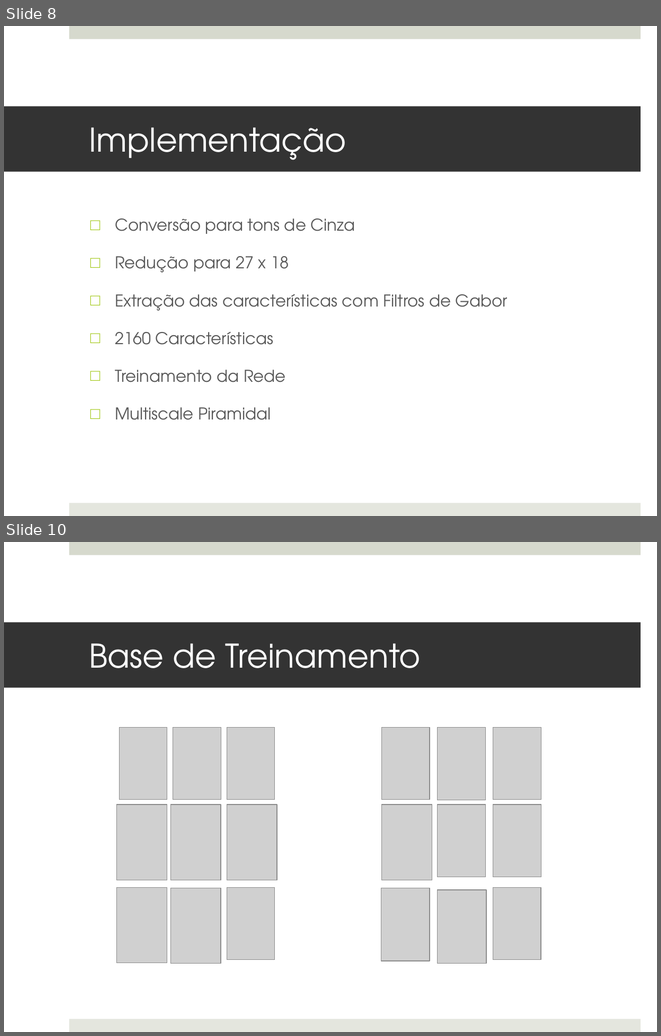
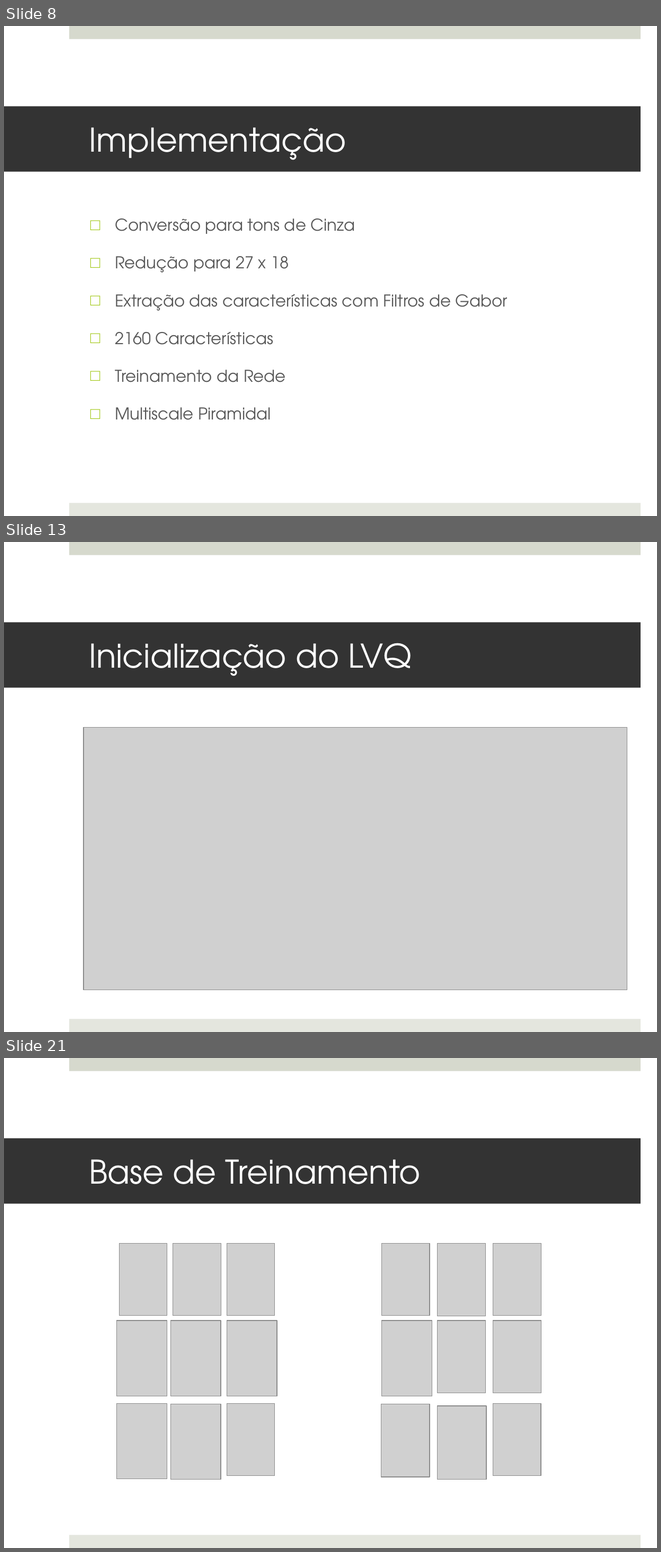
Before and after one commit to MarioBajr/Redes-Neurais, a slide deck: projeto PI.pptx. Shown one above the other, each under a label of ours: slides 8 and 10 before the commit, slides 8, 13 and 21 after it; the slides between them are not shown. The pictures are 661x1036 and 661x1552 pixels, drawn with LibreOffice and Linux fonts; fonts in the diff are those of the drawing; grey boxes stand for pictures. Boxes give left, top, right and bottom in pixels: in the first picture for what was removed or moved away, otherwise in the second. Text is boxed around its words. In the diff, an @@ line names an element or a change of style, - is before the commit and + after.

```diff
--- a/projeto PI.pptx
+++ b/projeto PI.pptx
@@ slide 13 added at (4,542,657,1032), background #FFFFFF; not listed: 2 template elements that a slide beside it also shows @@
@@ title added at (4,623,641,688), fill #333333, 36 pt, text #FFFFFF @@
+Inicialização do LVQ
@@ picture added at (84,728,627,989) @@
@@ what was slide 10 is now slide 21 @@
```
Also in this commit, not shown: 3 slides changed, 10 other slides added, 3 other files.
